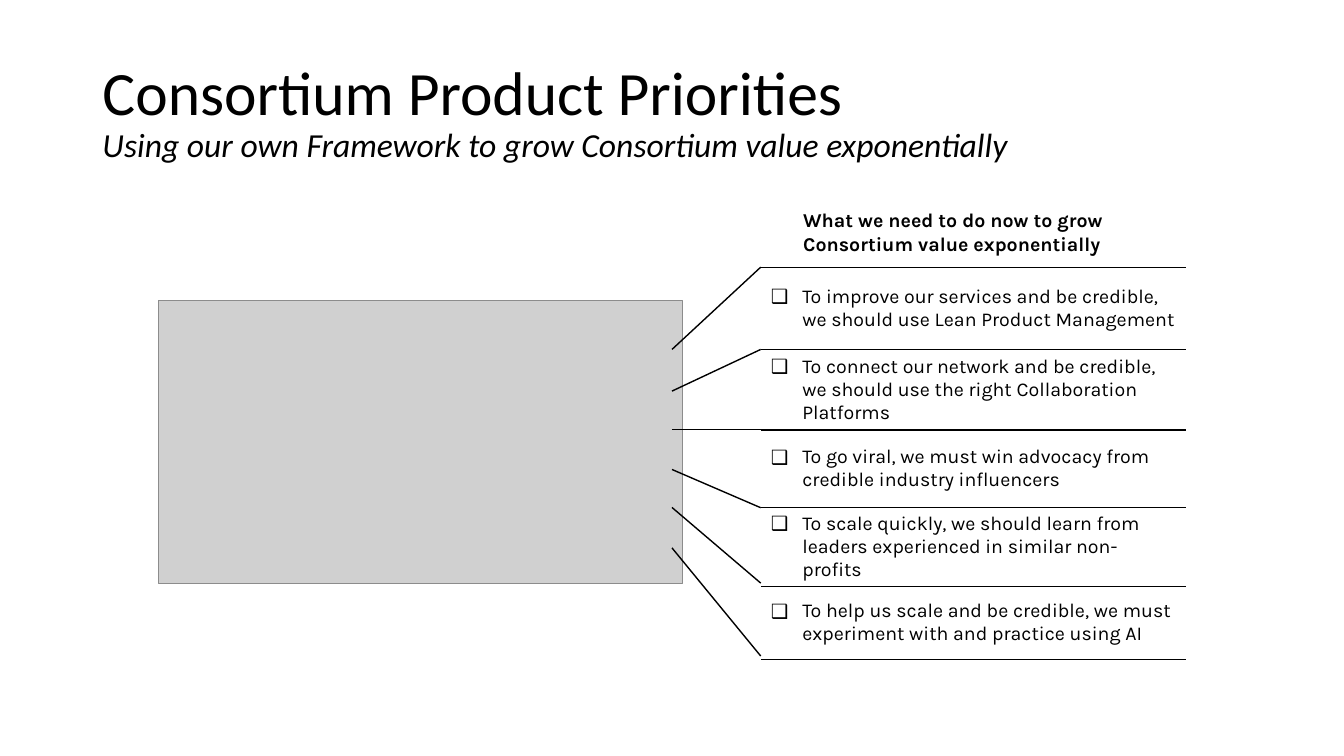
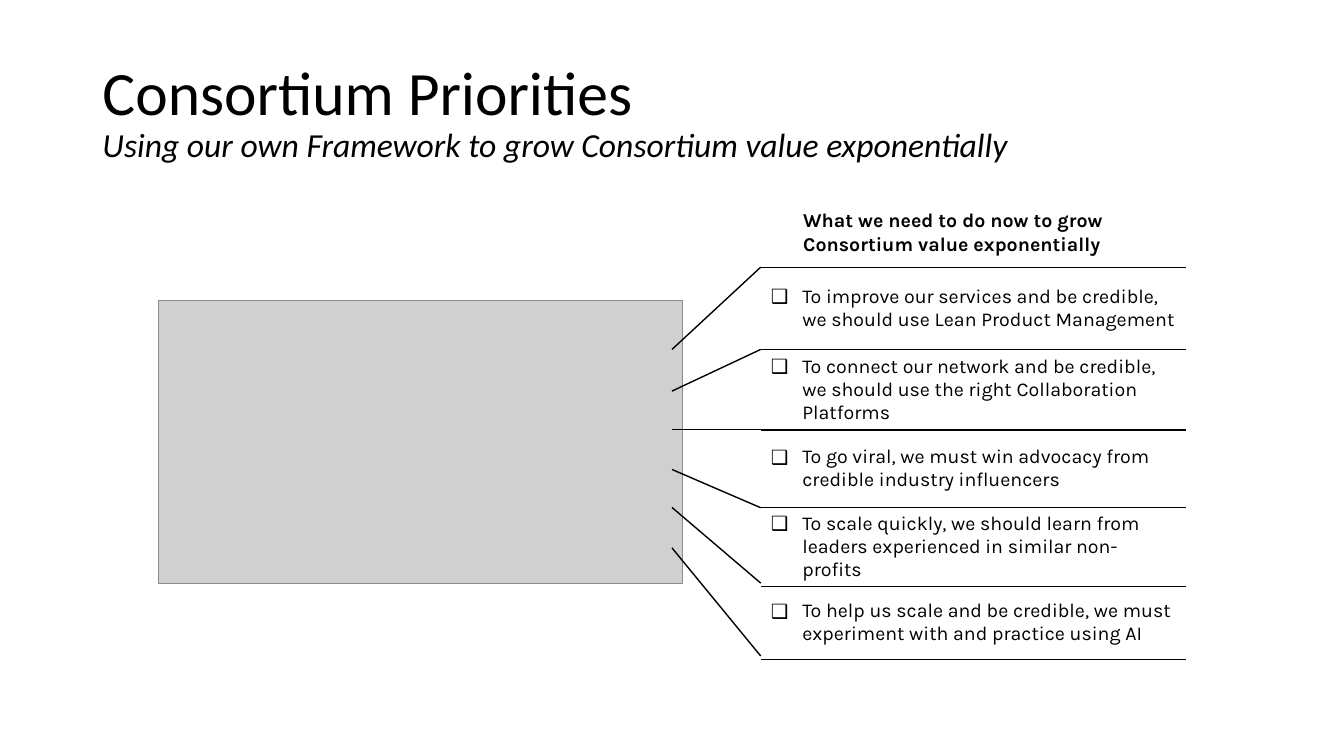
Before and after one commit to AccelRR8-Consortium-NonProfit/Management-Public, a slide deck: slide 3 of docs/2_Value_Creation/2a_Product/2a_Product_Management_Plan.pptx. Drawn at 1344x756 pixels with LibreOffice and Linux fonts; fonts in the diff are those of the drawing; grey boxes stand for pictures; background and template pictures are left out. Boxes give left, top, right and bottom in pixels: in the first picture for what was removed or moved away, otherwise in the second. Text is boxed around its words. In the diff, an @@ line names an element or a change of style, - is before the commit and + after.

Commit message:
Added Consortium Priorities to the Strategy

```diff
--- a/docs/2_Value_Creation/2a_Product/2a_Product_Management_Plan.pptx
+++ b/docs/2_Value_Creation/2a_Product/2a_Product_Management_Plan.pptx
@@ text at bbox=[102, 72, 632, 116]: text changed @@
-Consortium Product Priorities
+Consortium Priorities
```
Also in this commit, not shown: 6 other files.
